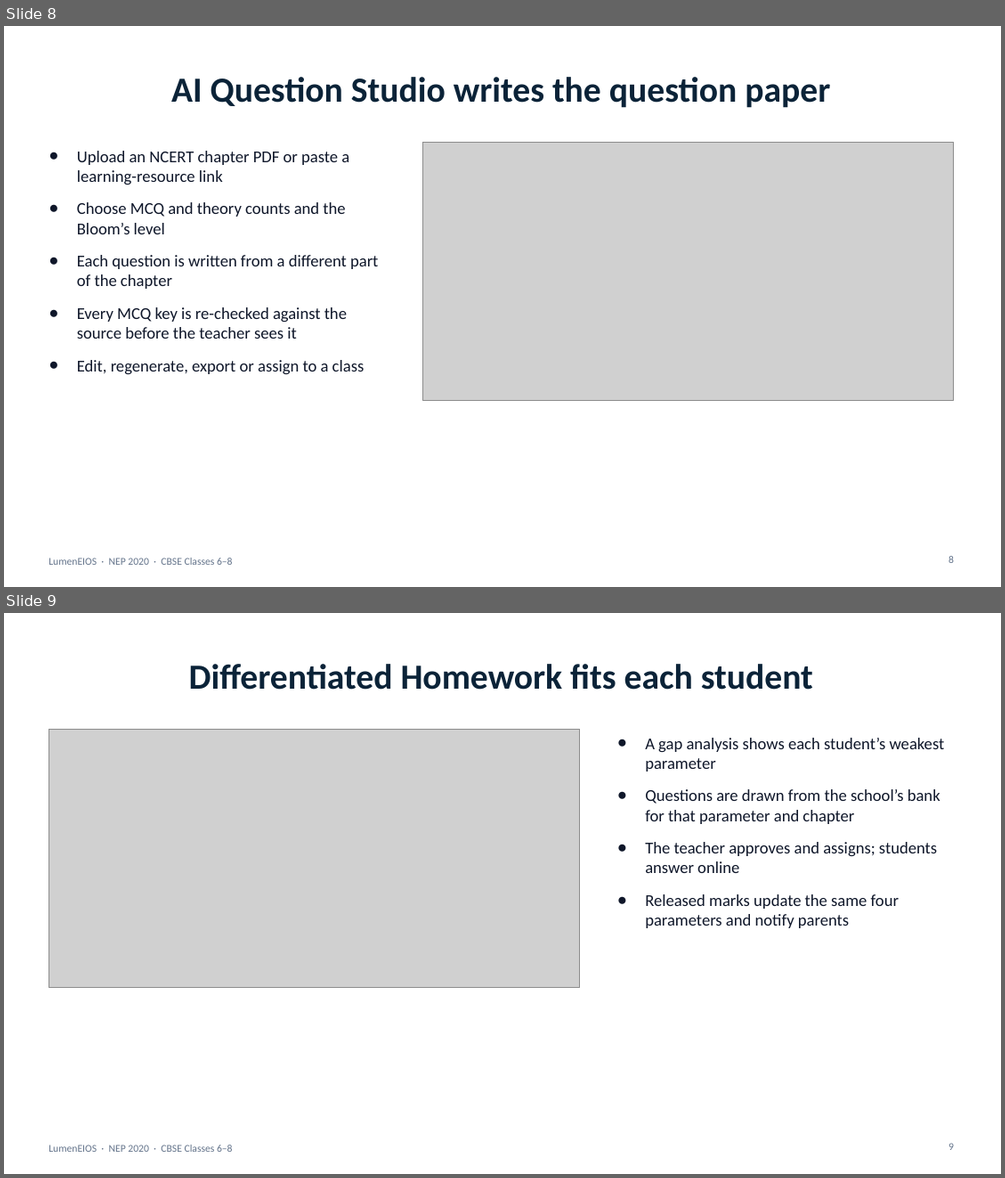
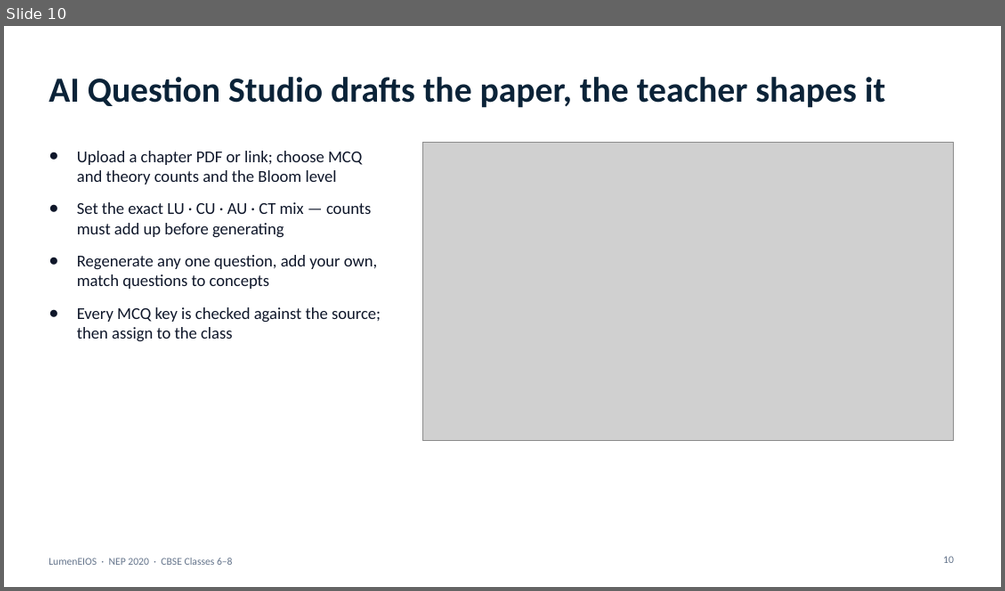
Before and after one commit to Agamjot0123/LumenEIOS, a slide deck: demo/presentation/LumenEIOS_Presentation.pptx. Shown one above the other, each under a label of ours: slides 8 and 9 before the commit, slide 10 after it. The pictures are 1005x1178 and 1005x591 pixels, drawn with LibreOffice and Linux fonts; fonts in the diff are those of the drawing; grey boxes stand for pictures. Boxes give left, top, right and bottom in pixels: in the first picture for what was removed or moved away, otherwise in the second. Text is boxed around its words. In the diff, an @@ line names an element or a change of style, - is before the commit and + after.

```diff
--- a/demo/presentation/LumenEIOS_Presentation.pptx
+++ b/demo/presentation/LumenEIOS_Presentation.pptx
@@ slide 9 removed at bbox=[4, 613, 1001, 1174], background #FFFFFF; not listed: 1 template element that a slide beside it also shows @@
@@ title removed at bbox=[189, 664, 813, 690] @@
-Differentiated Homework fits each student
@@ picture removed at bbox=[48, 729, 580, 987] @@
@@ text removed at bbox=[645, 738, 945, 928] @@
-● A gap analysis shows each student’s weakest parameter
-● Questions are drawn from the school’s bank for that parameter and chapter
-● The teacher approves and assigns; students answer online
-● Released marks update the same four parameters and notify parents
@@ page number removed at bbox=[948, 1143, 954, 1150] @@
-9
@@ what was slide 8 is now slide 10 @@
@@ slide 10 changed as well @@
@@ title at bbox=[48, 77, 885, 108]: text changed @@
-AI Question Studio writes the question paper
+AI Question Studio drafts the paper, the teacher shapes it
@@ text at bbox=[77, 151, 380, 341]: text changed @@
-● Upload an NCERT chapter PDF or paste a learning-resource link
-● Choose MCQ and theory counts and the Bloom’s level
-● Each question is written from a different part of the chapter
-● Every MCQ key is re-checked against the source before the teacher sees it
-● Edit, regenerate, export or assign to a class
+● Upload a chapter PDF or link; choose MCQ and theory counts and the Bloom level
+● Set the exact LU · CU · AU · CT mix — counts must add up before generating
+● Regenerate any one question, add your own, match questions to concepts
+● Every MCQ key is checked against the source; then assign to the class
@@ picture: place and size @@
-picture at bbox=[423, 142, 954, 400]
+picture at bbox=[423, 142, 954, 440]
@@ page number at bbox=[943, 556, 954, 563]: text changed @@
-8
+10
```
Also in this commit, not shown: 10 other slides changed, 9 slides added, 5 other slides removed, 8 other files.
